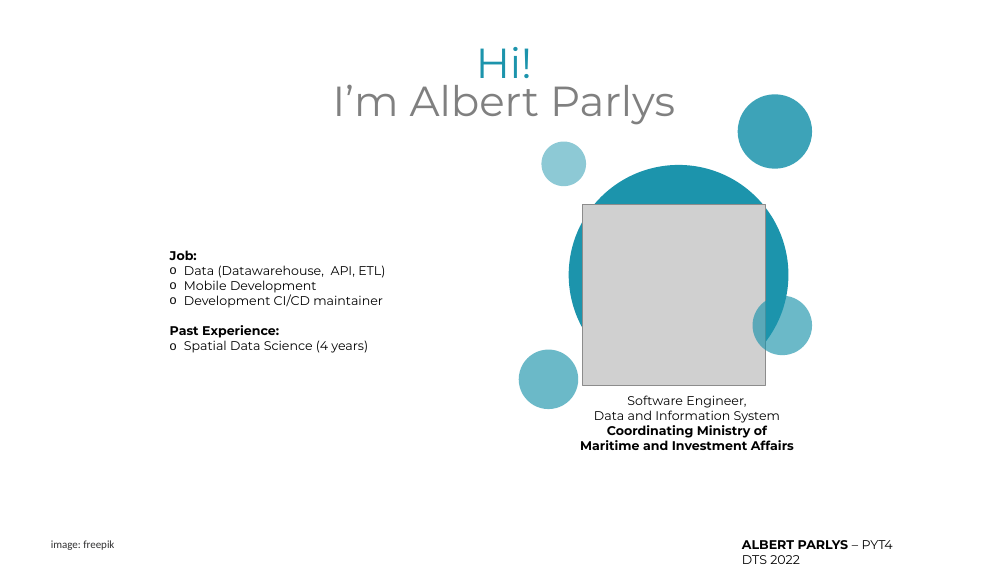
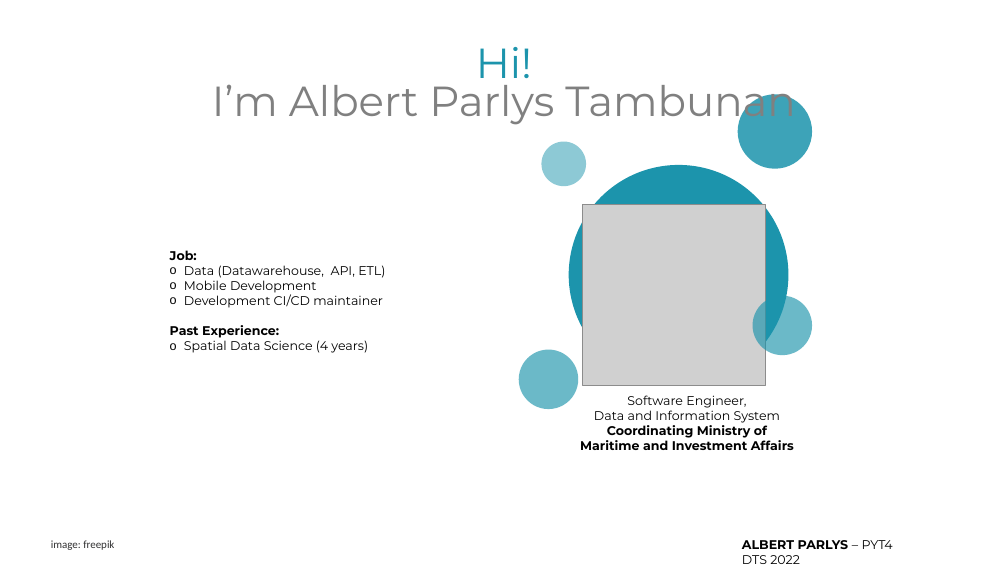
Before and after one commit to albertparlys/final-project-albert-parlys-pyt4-proa-dts-2022, a slide deck: slide 2 of docs/pointer/final-project.pptx. Drawn at 1008x567 pixels with LibreOffice and Linux fonts; fonts in the diff are those of the drawing; grey boxes stand for pictures. Boxes give left, top, right and bottom in pixels: in the first picture for what was removed or moved away, otherwise in the second. Text is boxed around its words. In the diff, an @@ line names an element or a change of style, - is before the commit and + after.

```diff
--- a/docs/pointer/final-project.pptx
+++ b/docs/pointer/final-project.pptx
@@ text at <box>212,75,795,127</box>: text changed @@
-I’m Albert Parlys
+I’m Albert Parlys Tambunan
```
Also in this commit, not shown: 2 other files.
